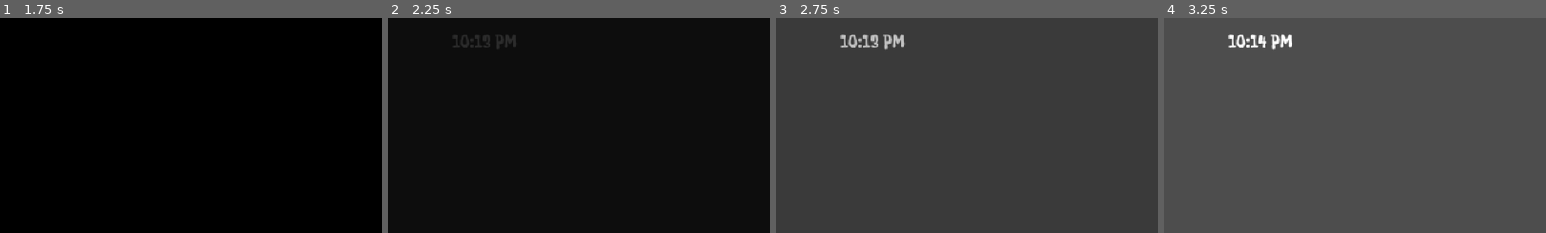
Above: before the commit, frames 1-4 (left to right).
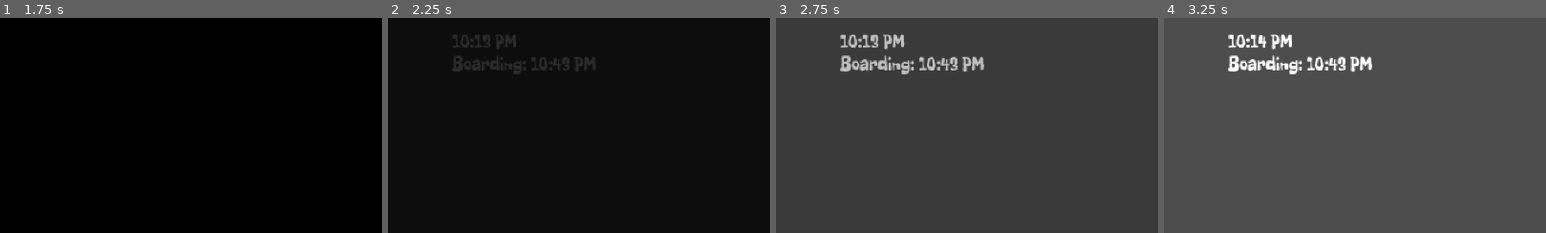
Above: after the commit, the same moments.

Repository: Ronbc779/Game-Jam
Game: Godot game, scene res://scenes/menu.tscn
The game is run twice, just before and just after one commit, with the same random seed, the same clock (stepped at 60 frames per second) and the same inputs. The engine's default icon, where the game draws it, is replaced by a stand-in: a white triangle on a blue panel in a dark square.
Inputs:
- Up to frame 1 (1.75 s): click "hello" at 0.5 s; hold D (right) from 1.28 s (still down); hold E (interact) from 1.28 s (still down)
- Up to frame 2 (2.25 s): keep holding D (right); tap Enter at 2 s; release E (interact) at 2.03 s; tap Ctrl (sprint) at 2.1 s
- Up to frame 3 (2.75 s): keep holding D (right)
- Up to frame 4 (3.25 s): release D (right) at 2.78 s; hold A (left) from 2.78 s (still down); hold E (interact) from 2.78 s (still down)
The pictures show only the part of the screen within x 31-81%, y 0-50%; the shares and areas given below are measured in that part.

Frame 1 is identical in both runs. In frame 2, 0.7% of the frame differs, in the area x 17-55%, y 17-27%; in frame 3, 1.5%; in frame 4, 1.6%, in the area x 16-55%, y 17-27%.

Commit message:
Timer refactor

Diff:
--- a/scenes/timer.tscn
+++ b/scenes/timer.tscn
@@ -18,4 +18,12 @@
 horizontal_alignment = 1
 vertical_alignment = 1
 
+[node name="BoardingLabel" type="Label" parent="." unique_id=465490364]
+layout_mode = 0
+offset_top = 20.0
+offset_right = 66.0
+offset_bottom = 43.0
+theme_override_fonts/font = ExtResource("1_srplv")
+text = "Boarding: 00:00 PM"
+
 [node name="Timer" type="Timer" parent="." unique_id=1710350261]
--- a/scripts/timer.gd
+++ b/scripts/timer.gd
@@ -3,13 +3,16 @@
 signal boarding_time_reached
 
 @onready var label: Label = $Label
+@onready var boarding_label: Label = $BoardingLabel
 @onready var timer: Timer = $Timer
 
 @export var minutes_until_boarding: int = 30
+@export var flash_threshold_seconds: int = 10
 
 var start_total_minutes: int = 0
 var minutes_elapsed: int = 0
 var boarding_triggered: bool = false
+var flash_on: bool = false
 
 func _ready() -> void:
 	var system_time := Time.get_time_dict_from_system()
@@ -21,6 +24,7 @@
 	timer.timeout.connect(_on_timer_timeout)
 	timer.start()
 
+	boarding_label.text = "Boarding: %s" % format_time(start_total_minutes + minutes_until_boarding)
 	update_label()
 
 func _on_timer_timeout() -> void:
@@ -29,6 +33,7 @@
 
 	minutes_elapsed += 1
 	update_label()
+	_update_flash()
 
 	if minutes_elapsed >= minutes_until_boarding:
 		boarding_triggered = true
@@ -40,6 +45,14 @@
 	var current_total := start_total_minutes + minutes_elapsed
 	label.text = format_time(current_total)
 
+func _update_flash() -> void:
+	var seconds_left := minutes_until_boarding - minutes_elapsed
+	if seconds_left <= flash_threshold_seconds and seconds_left > 0:
+		flash_on = not flash_on
+		label.modulate = Color.RED if flash_on else Color.WHITE
+	else:
+		label.modulate = Color.WHITE
+
 func format_time(total_minutes: int) -> String:
 	total_minutes = total_minutes % (24 * 60)
 	var hour_24 := total_minutes / 60
